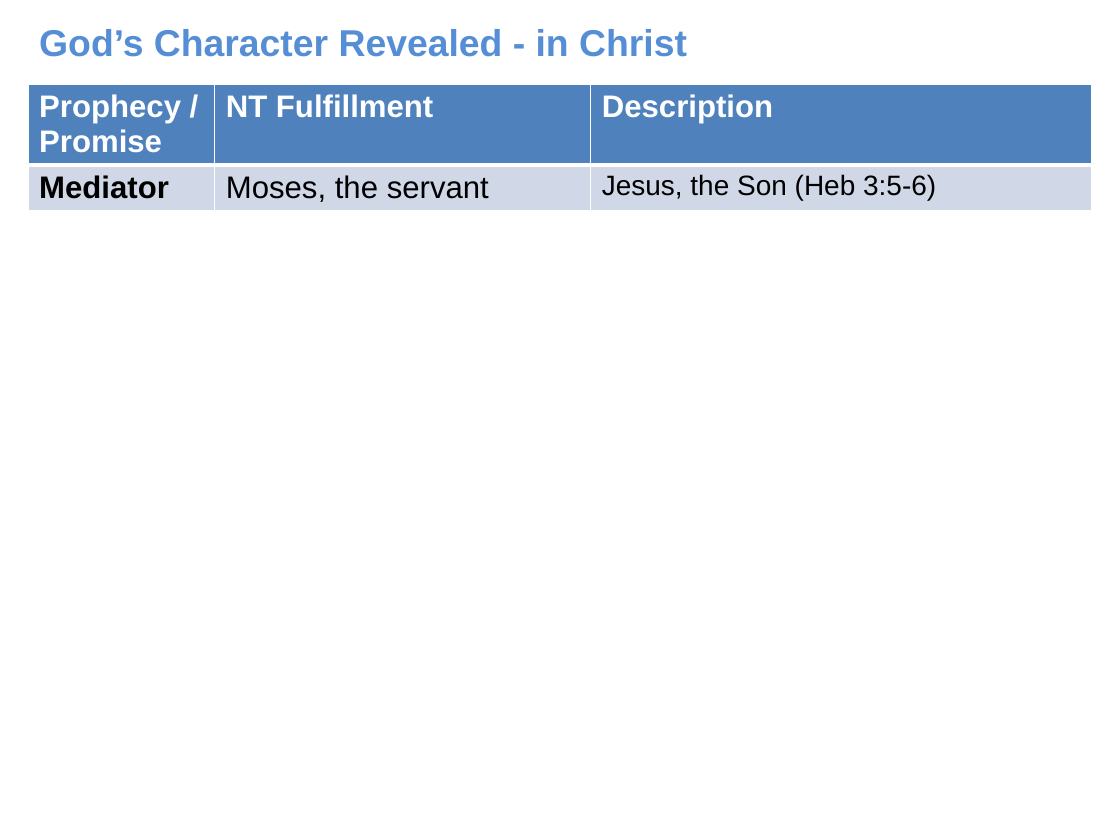
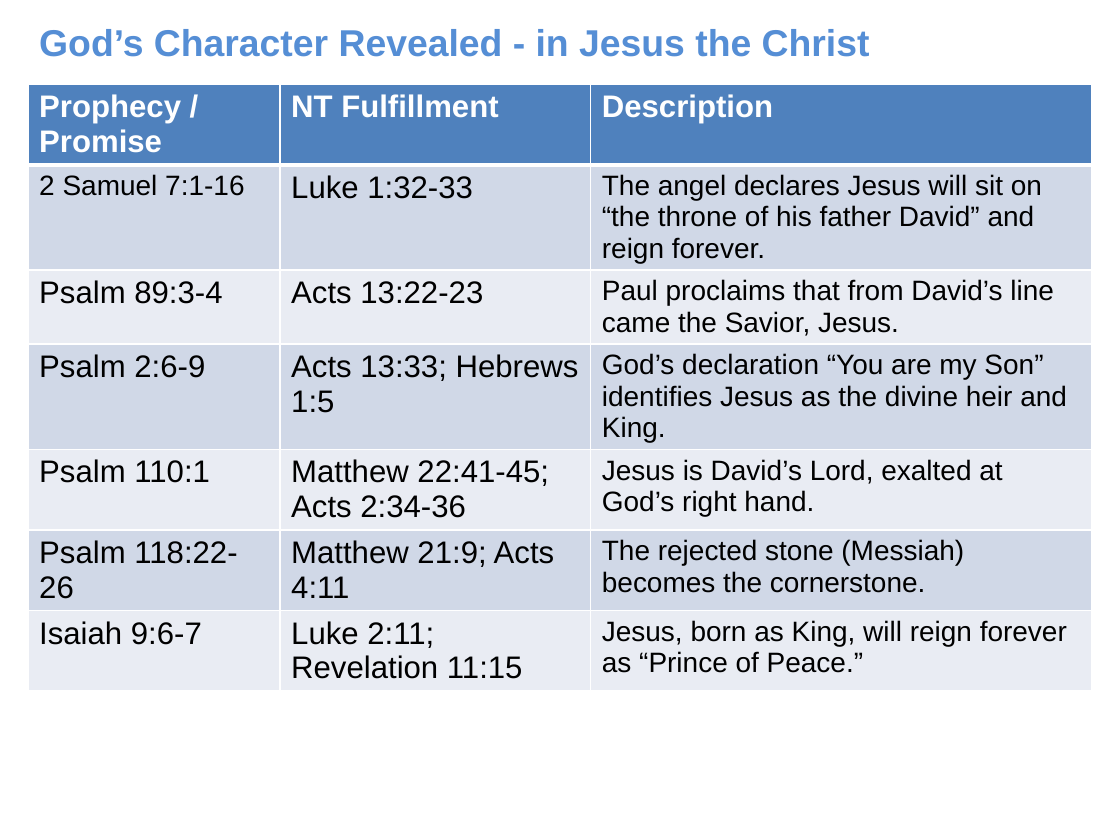
Before and after one commit to UsefulEngines/EvangelismPublic, a slide deck: slide 6 of 2025-Q4/Promises4/2025-10-26-Promises4.pptx. Drawn at 1120x840 pixels with LibreOffice and Linux fonts; fonts in the diff are those of the drawing. Boxes give left, top, right and bottom in pixels: in the first picture for what was removed or moved away, otherwise in the second. Text is boxed around its words. In the diff, an @@ line names an element or a change of style, - is before the commit and + after.

```diff
--- a/2025-Q4/Promises4/2025-10-26-Promises4.pptx
+++ b/2025-Q4/Promises4/2025-10-26-Promises4.pptx
@@ text at box(39, 29, 870, 57): text changed @@
-God’s Character Revealed - in Christ
+God’s Character Revealed - in Jesus the Christ
@@ table at box(28, 84, 1092, 730) @@
-row 2: Mediator | Moses, the servant | Jesus, the Son (Heb 3:5-6)
+row 2: 2 Samuel 7:1-16 | Luke 1:32-33 | The angel declares Jesus will sit on “the throne of his father David” and reign forever.
+row 3: Psalm 89:3-4 | Acts 13:22-23 | Paul proclaims that from David’s line came the Savior, Jesus.
+row 4: Psalm 2:6-9 | Acts 13:33; Hebrews 1:5 | God’s declaration “You are my Son” identifies Jesus as the divine heir and King.
+row 5: Psalm 110:1 | Matthew 22:41-45; Acts 2:34-36 | Jesus is David’s Lord, exalted at God’s right hand.
+row 6: Psalm 118:22-26 | Matthew 21:9; Acts 4:11 | The rejected stone (Messiah) becomes the cornerstone.
+row 7: Isaiah 9:6-7 | Luke 2:11; Revelation 11:15 | Jesus, born as King, will reign forever as “Prince of Peace.”
```
Also in this commit, not shown: 4 other slides changed, 3 slides added, 3 slides removed.
